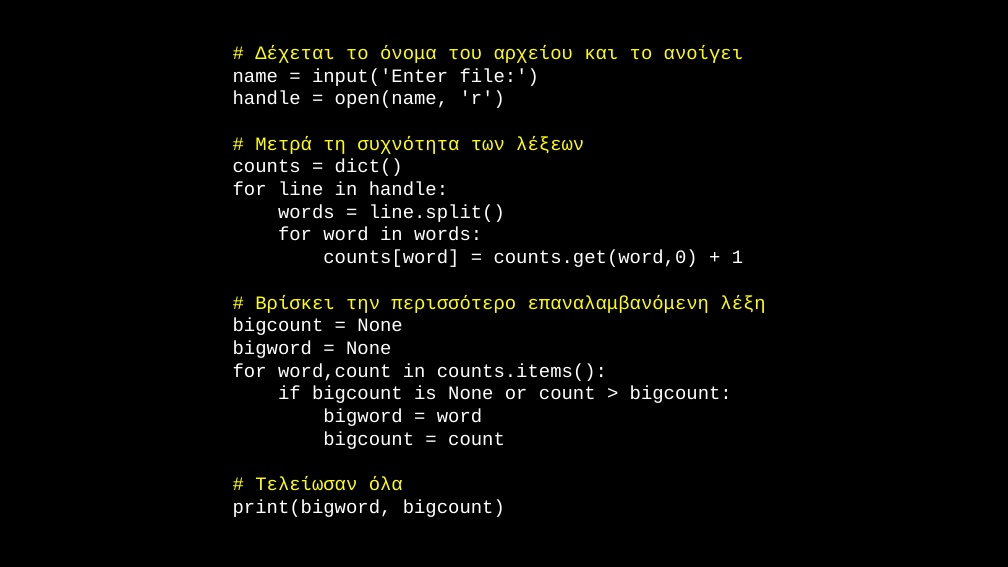
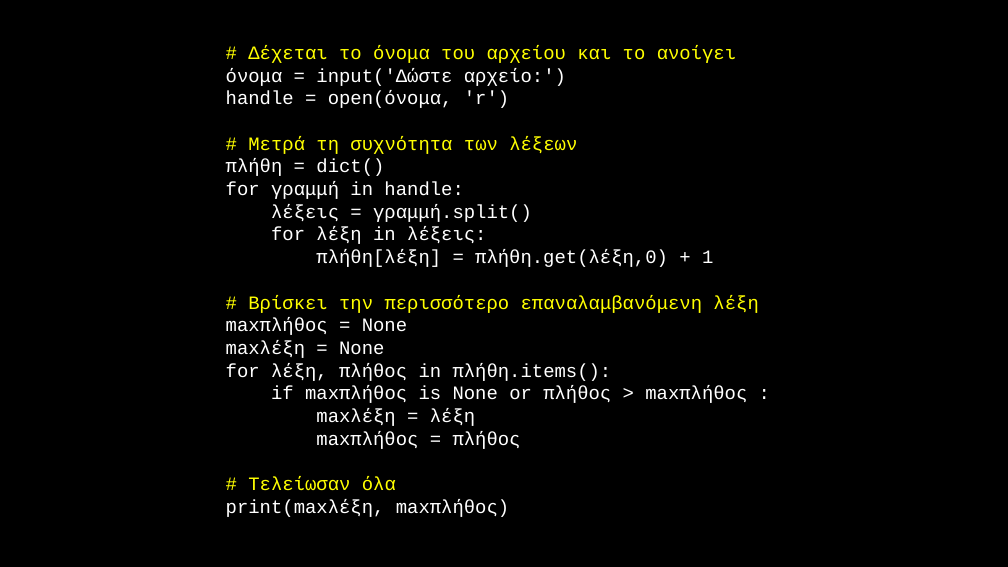
Before and after one commit to csev/py4e, a slide deck: slide 31 of lectures3/gr/Pythonlearn-02-Expressions.pptx. Drawn at 1008x567 pixels with LibreOffice and Linux fonts; fonts in the diff are those of the drawing. Boxes give left, top, right and bottom in pixels: in the first picture for what was removed or moved away, otherwise in the second. Text is boxed around its words. In the diff, an @@ line names an element or a change of style, - is before the commit and + after.

```diff
--- a/lectures3/gr/Pythonlearn-02-Expressions.pptx
+++ b/lectures3/gr/Pythonlearn-02-Expressions.pptx
@@ text at (x1=226, y1=69, x2=566, y2=108): text changed @@
-name = input('Enter file:')
-handle = open(name, 'r')
+όνομα = input('Δώστε αρχείο:')
+handle = open(όνομα, 'r')
@@ text at (x1=226, y1=159, x2=713, y2=267): text changed @@
-counts = dict()
-for line in handle:
-words = line.split()
-for word in words:
-counts[word] = counts.get(word,0) + 1
+πλήθη = dict()
+for γραμμή in handle:
+λέξεις = γραμμή.split()
+for λέξη in λέξεις:
+πλήθη[λέξη] = πλήθη.get(λέξη,0) + 1
@@ text at (x1=226, y1=318, x2=747, y2=449): text changed @@
-bigcount = None
-bigword = None
-for word,count in counts.items():
-if bigcount is None or count > bigcount:
-bigword = word
-bigcount = count
+maxπλήθος = None
+maxλέξη = None
+for λέξη, πλήθος in πλήθη.items():
+if maxπλήθος is None or πλήθος > maxπλήθος :
+maxλέξη = λέξη
+maxπλήθος = πλήθος
@@ text at (x1=226, y1=499, x2=509, y2=517): text changed @@
-print(bigword, bigcount)
+print(maxλέξη, maxπλήθος)
```
Also in this commit, not shown: 4 other slides changed, 9 other files.
